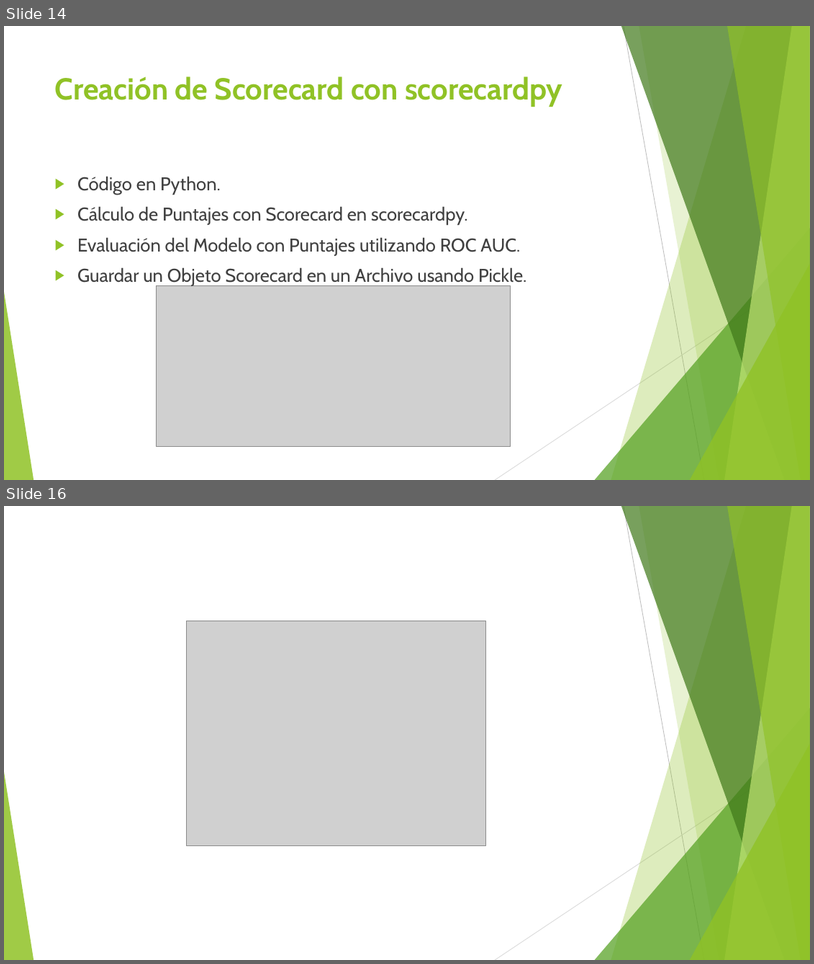
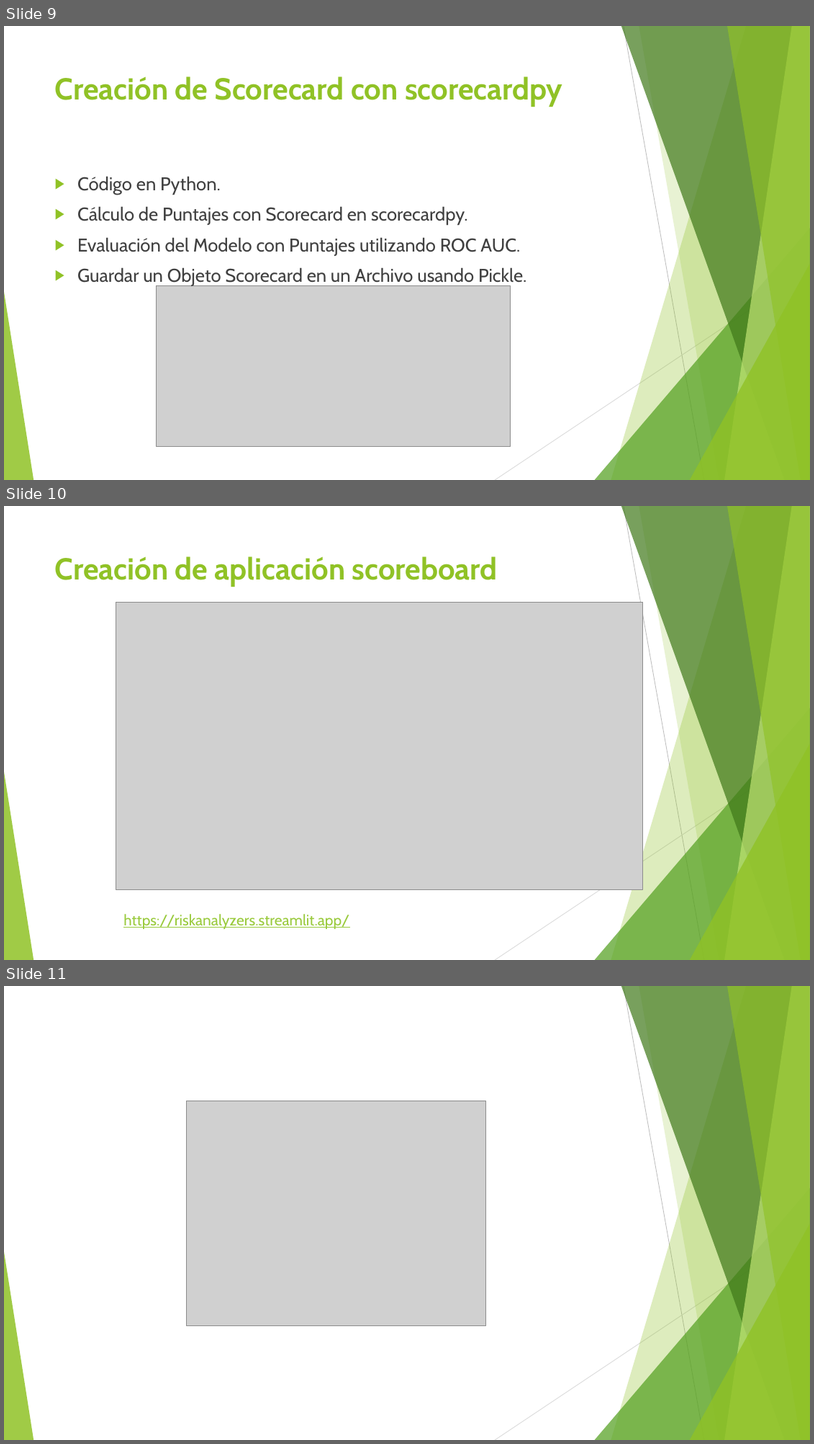
Before and after one commit to OscarSantosMu/azure-ml-projects, a slide deck: projects/RiskAnalyzers_project/presentation/riskanalyzers_presentacion.pptx. Shown one above the other, each under a label of ours: slides 14 and 16 before the commit, slides 9, 10 and 11 after it; the slides between them are not shown. The pictures are 814x964 and 814x1444 pixels, drawn with LibreOffice and Linux fonts; fonts in the diff are those of the drawing; grey boxes stand for pictures. Boxes give left, top, right and bottom in pixels: in the first picture for what was removed or moved away, otherwise in the second. Text is boxed around its words. In the diff, an @@ line names an element or a change of style, - is before the commit and + after.

```diff
--- a/projects/RiskAnalyzers_project/presentation/riskanalyzers_presentacion.pptx
+++ b/projects/RiskAnalyzers_project/presentation/riskanalyzers_presentacion.pptx
@@ slide 10 added at [4, 506, 810, 960], background #FFFFFF; not listed: 10 template elements that a slide beside it also shows @@
@@ title added at [55, 556, 498, 587], 36 pt, text #90C226, bold @@
+Creación de aplicación scoreboard
@@ picture added at [116, 602, 643, 890] @@
@@ text added at [124, 914, 350, 929], 18 pt, text #99CA3C, underline @@
+https://riskanalyzers.streamlit.app/
@@ what was slide 14 is now slide 9 @@
@@ what was slide 16 is now slide 11 @@
```
Also in this commit, not shown: 3 slides changed, 6 slides removed.
